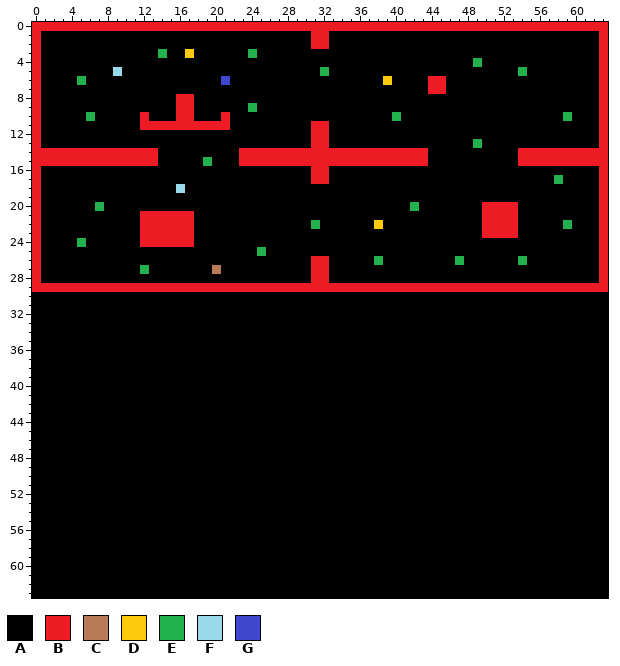
Edited in one commit: pixel-art sprite (YT Project/Zelda Shooting Project/res/zelda_level_2.png). The picture above was drawn from the file before the commit.
The file is 64x64 pixels.
Palette (. is transparent): A #000000  B #ed1c24  C #b97a57  D #ffc90e  E #22b14c  F #99d9ea  G #3f48cc
Pixels before (only the part around the change), first column x 3:
 0 BBBBBBBBBBBBBBBBBBBBBBBBBBBBBBBBBBBBBBBBBBBBBBBBBBBBBBBBBBBBB
 1 AAAAAAAAAAAAAAAAAAAAAAAAAAAABBAAAAAAAAAAAAAAAAAAAAAAAAAAAAAAB
 2 AAAAAAAAAAAAAAAAAAAAAAAAAAAABBAAAAAAAAAAAAAAAAAAAAAAAAAAAAAAB
 3 AAAAAAAAAAAEAADAAAAAAEAAAAAAAAAAAAAAAAAAAAAAAAAAAAAAAAAAAAAAB
 4 AAAAAAAAAAAAAAAAAAAAAAAAAAAAAAAAAAAAAAAAAAAAAAEAAAAAAAAAAAAAB
 5 AAAAAAFAAAAAAAAAAAAAAAAAAAAAAEAAAAAAAAAAAAAAAAAAAAAEAAAAAAAAB
 6 AAEAAAAAAAAAAAAAAAGAAAAAAAAAAAAAAAAADAAAABBAAAAAAAAAAAAAAAAAB
 7 AAAAAAAAAAAAAAAAAAAAAAAAAAAAAAAAAAAAAAAAABBAAAAAAAAAAAAAAAAAB
 8 AAAAAAAAAAAAABBAAAAAAAAAAAAAAAAAAAAAAAAAAAAAAAAAAAAAAAAAAAAAB
 9 AAAAAAAAAAAAABBAAAAAAEAAAAAAAAAAAAAAAAAAAAAAAAAAAAAAAAAAAAAAB
10 AAAEAAAAABAAABBAAABAAAAAAAAAAAAAAAAAAEAAAAAAAAAAAAAAAAAAEAAAB
11 AAAAAAAAABBBBBBBBBBAAAAAAAAABBAAAAAAAAAAAAAAAAAAAAAAAAAAAAAAB
12 AAAAAAAAAAAAAAAAAAAAAAAAAAAABBAAAAAAAAAAAAAAAAAAAAAAAAAAAAAAB
13 AAAAAAAAAAAAAAAAAAAAAAAAAAAABBAAAAAAAAAAAAAAAAEAAAAAAAAAAAAAB
14 BBBBBBBBBBBAAAAAAAAABBBBBBBBBBBBBBBBBBBBBAAAAAAAAAABBBBBBBBBB
15 BBBBBBBBBBBAAAAAEAAABBBBBBBBBBBBBBBBBBBBBAAAAAAAAAABBBBBBBBBB
16 AAAAAAAAAAAAAAAAAAAAAAAAAAAABBAAAAAAAAAAAAAAAAAAAAAAAAAAAAAAB
17 AAAAAAAAAAAAAAAAAAAAAAAAAAAABBAAAAAAAAAAAAAAAAAAAAAAAAAEAAAAB
18 AAAAAAAAAAAAAFAAAAAAAAAAAAAAAAAAAAAAAAAAAAAAAAAAAAAAAAAAAAAAB
19 AAAAAAAAAAAAAAAAAAAAAAAAAAAAAAAAAAAAAAAAAAAAAAAAAAAAAAAAAAAAB
20 AAAAEAAAAAAAAAAAAAAAAAAAAAAAAAAAAAAAAAAEAAAAAAABBBBAAAAAAAAAB
21 AAAAAAAAABBBBBBAAAAAAAAAAAAAAAAAAAAAAAAAAAAAAAABBBBAAAAAAAAAB
22 AAAAAAAAABBBBBBAAAAAAAAAAAAAEAAAAAADAAAAAAAAAAABBBBAAAAAEAAAB
23 AAAAAAAAABBBBBBAAAAAAAAAAAAAAAAAAAAAAAAAAAAAAAABBBBAAAAAAAAAB
24 AAEAAAAAABBBBBBAAAAAAAAAAAAAAAAAAAAAAAAAAAAAAAAAAAAAAAAAAAAAB
25 AAAAAAAAAAAAAAAAAAAAAAEAAAAAAAAAAAAAAAAAAAAAAAAAAAAAAAAAAAAAB
26 AAAAAAAAAAAAAAAAAAAAAAAAAAAABBAAAAAEAAAAAAAAEAAAAAAEAAAAAAAAB
27 AAAAAAAAAEAAAAAAACAAAAAAAAAABBAAAAAAAAAAAAAAAAAAAAAAAAAAAAAAB
28 AAAAAAAAAAAAAAAAAAAAAAAAAAAABBAAAAAAAAAAAAAAAAAAAAAAAAAAAAAAB
29 BBBBBBBBBBBBBBBBBBBBBBBBBBBBBBBBBBBBBBBBBBBBBBBBBBBBBBBBBBBBB
30 AAAAAAAAAAAAAAAAAAAAAAAAAAAAAAAAAAAAAAAAAAAAAAAAAAAAAAAAAAAAA
31 AAAAAAAAAAAAAAAAAAAAAAAAAAAAAAAAAAAAAAAAAAAAAAAAAAAAAAAAAAAAA
32 AAAAAAAAAAAAAAAAAAAAAAAAAAAAAAAAAAAAAAAAAAAAAAAAAAAAAAAAAAAAA
33 AAAAAAAAAAAAAAAAAAAAAAAAAAAAAAAAAAAAAAAAAAAAAAAAAAAAAAAAAAAAA
34 AAAAAAAAAAAAAAAAAAAAAAAAAAAAAAAAAAAAAAAAAAAAAAAAAAAAAAAAAAAAA
35 AAAAAAAAAAAAAAAAAAAAAAAAAAAAAAAAAAAAAAAAAAAAAAAAAAAAAAAAAAAAA
36 AAAAAAAAAAAAAAAAAAAAAAAAAAAAAAAAAAAAAAAAAAAAAAAAAAAAAAAAAAAAA
37 AAAAAAAAAAAAAAAAAAAAAAAAAAAAAAAAAAAAAAAAAAAAAAAAAAAAAAAAAAAAA
38 AAAAAAAAAAAAAAAAAAAAAAAAAAAAAAAAAAAAAAAAAAAAAAAAAAAAAAAAAAAAA
39 AAAAAAAAAAAAAAAAAAAAAAAAAAAAAAAAAAAAAAAAAAAAAAAAAAAAAAAAAAAAA
After:
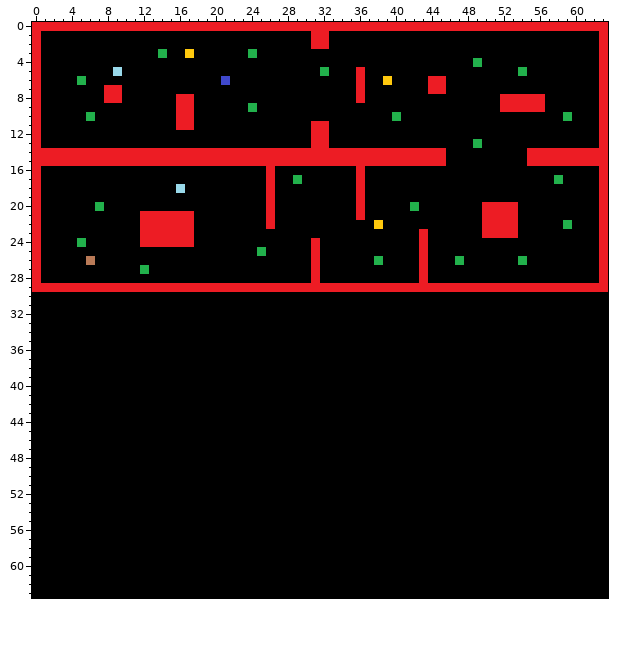
The edit:
{"y":5,"x":36,"old":"A","new":"B"}
{"y":6,"x":36,"old":"A","new":"B"}
{"y":7,"x":8,"old":"AA","new":"BB"}
{"y":7,"x":36,"old":"A","new":"B"}
{"y":8,"x":8,"old":"AA","new":"BB"}
{"y":8,"x":36,"old":"A","new":"B"}
{"y":8,"x":52,"old":"AAAAA","new":"BBBBB"}
{"y":9,"x":52,"old":"AAAAA","new":"BBBBB"}
{"y":10,"x":12,"old":"B","new":"A"}
{"y":10,"x":21,"old":"B","new":"A"}
{"y":11,"x":12,"old":"BBBB","new":"AAAA"}
{"y":11,"x":18,"old":"BBBB","new":"AAAA"}
{"y":14,"x":14,"old":"AAAAAAAAA","new":"BBBBBBBBB"}
{"y":14,"x":44,"old":"AA","new":"BB"}
{"y":14,"x":54,"old":"B","new":"A"}
{"y":15,"x":14,"old":"AAAAAEAAA","new":"BBBBBBBBB"}
{"y":15,"x":44,"old":"AA","new":"BB"}
{"y":15,"x":54,"old":"B","new":"A"}
{"y":16,"x":26,"old":"A","new":"B"}
{"y":16,"x":31,"old":"BB","new":"AA"}
{"y":16,"x":36,"old":"A","new":"B"}
{"y":17,"x":26,"old":"A","new":"B"}
{"y":17,"x":29,"old":"A","new":"E"}
{"y":17,"x":31,"old":"BB","new":"AA"}
{"y":17,"x":36,"old":"A","new":"B"}
{"y":18,"x":26,"old":"A","new":"B"}
{"y":18,"x":36,"old":"A","new":"B"}
{"y":19,"x":26,"old":"A","new":"B"}
{"y":19,"x":36,"old":"A","new":"B"}
{"y":20,"x":26,"old":"A","new":"B"}
{"y":20,"x":36,"old":"A","new":"B"}
{"y":21,"x":26,"old":"A","new":"B"}
{"y":21,"x":36,"old":"A","new":"B"}
{"y":22,"x":26,"old":"A","new":"B"}
{"y":22,"x":31,"old":"E","new":"A"}
{"y":23,"x":43,"old":"A","new":"B"}
{"y":24,"x":31,"old":"A","new":"B"}
{"y":24,"x":43,"old":"A","new":"B"}
{"y":25,"x":31,"old":"A","new":"B"}
{"y":25,"x":43,"old":"A","new":"B"}
{"y":26,"x":6,"old":"A","new":"C"}
{"y":26,"x":32,"old":"B","new":"A"}
{"y":26,"x":43,"old":"A","new":"B"}
{"y":27,"x":20,"old":"C","new":"A"}
{"y":27,"x":32,"old":"B","new":"A"}
{"y":27,"x":43,"old":"A","new":"B"}
{"y":28,"x":32,"old":"B","new":"A"}
{"y":28,"x":43,"old":"A","new":"B"}
{"label":"changed","picture_box":[356,67,365,103]}
{"label":"changed","picture_box":[104,85,329,283]}
{"label":"changed","picture_box":[500,94,545,166]}
{"label":"changed","picture_box":[428,148,446,166]}
{"label":"changed","picture_box":[356,166,365,220]}
{"label":"changed","picture_box":[419,229,428,283]}
{"label":"changed","picture_box":[86,256,95,265]}
